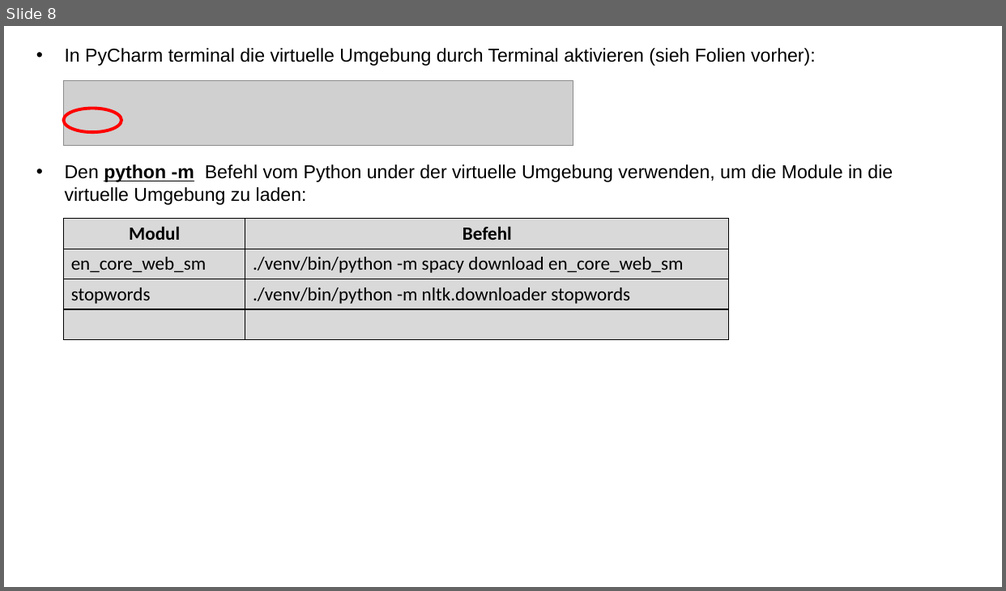
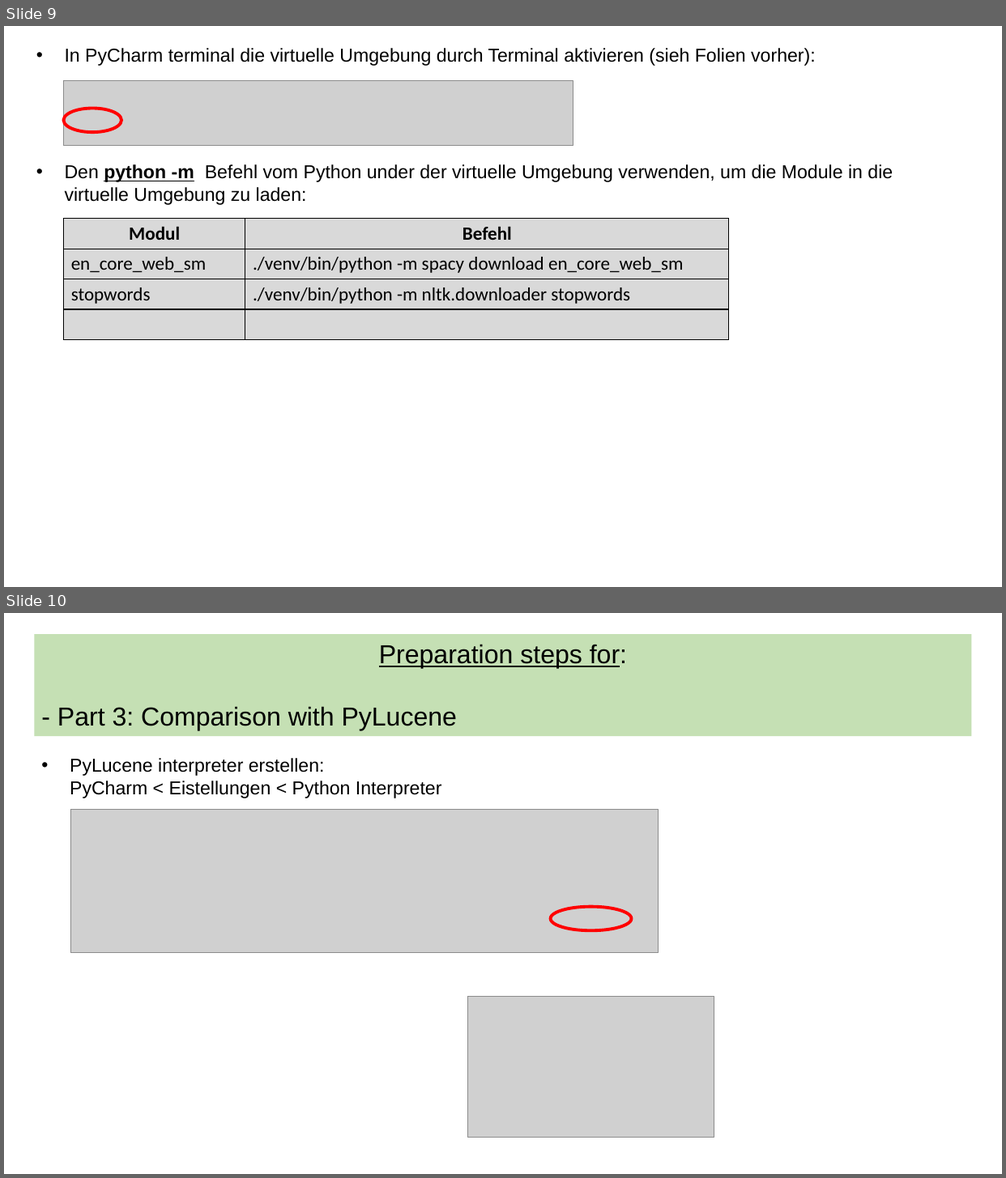
Before and after one commit to TheofanisTsiantas/CAS_IE_InformationRetrieval, a slide deck: Installation_SetUp.pptx. Shown one above the other, each under a label of ours: slide 8 before the commit, slides 9 and 10 after it. The pictures are 1006x591 and 1006x1178 pixels, drawn with LibreOffice and Linux fonts; fonts in the diff are those of the drawing; grey boxes stand for pictures. Boxes give left, top, right and bottom in pixels: in the first picture for what was removed or moved away, otherwise in the second. Text is boxed around its words. In the diff, an @@ line names an element or a change of style, - is before the commit and + after.

```diff
--- a/Installation_SetUp.pptx
+++ b/Installation_SetUp.pptx
@@ slide 10 added at (x1=4, y1=613, x2=1002, y2=1174), background #FFFFFF @@
@@ rectangle added at (x1=34, y1=634, x2=971, y2=736), fill #C5E0B4, 25 pt, text #000000 @@
+Preparation steps for:
+- Part 3: Comparison with PyLucene
@@ text added at (x1=70, y1=758, x2=441, y2=798), 18 pt, text #000000 @@
+• PyLucene interpreter erstellen:
+  PyCharm < Eistellungen < Python Interpreter
@@ picture added at (x1=70, y1=810, x2=658, y2=953) @@
@@ ellipse added at (x1=551, y1=906, x2=632, y2=931), outline #FF0000 3 pt @@
@@ picture added at (x1=468, y1=996, x2=714, y2=1137) @@
@@ what was slide 8 is now slide 9 @@
```
Also in this commit, not shown: 3 slides changed, 1 other slide added, 1 slide removed, 15 other files.
